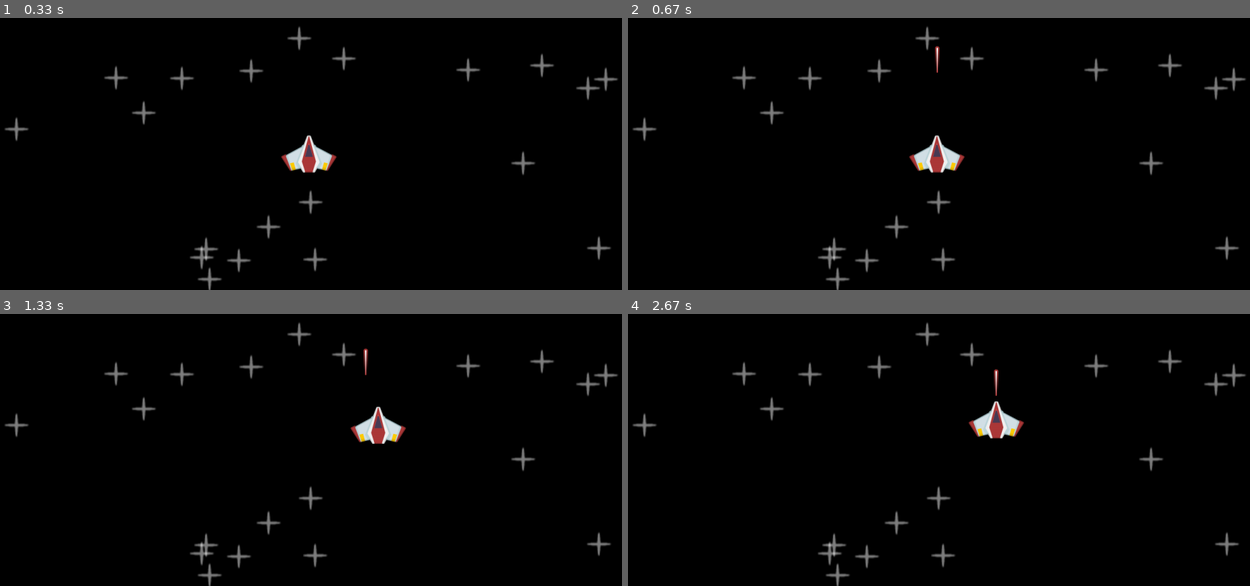
Above: before the commit, frames 1-4 (two rows, left to right).
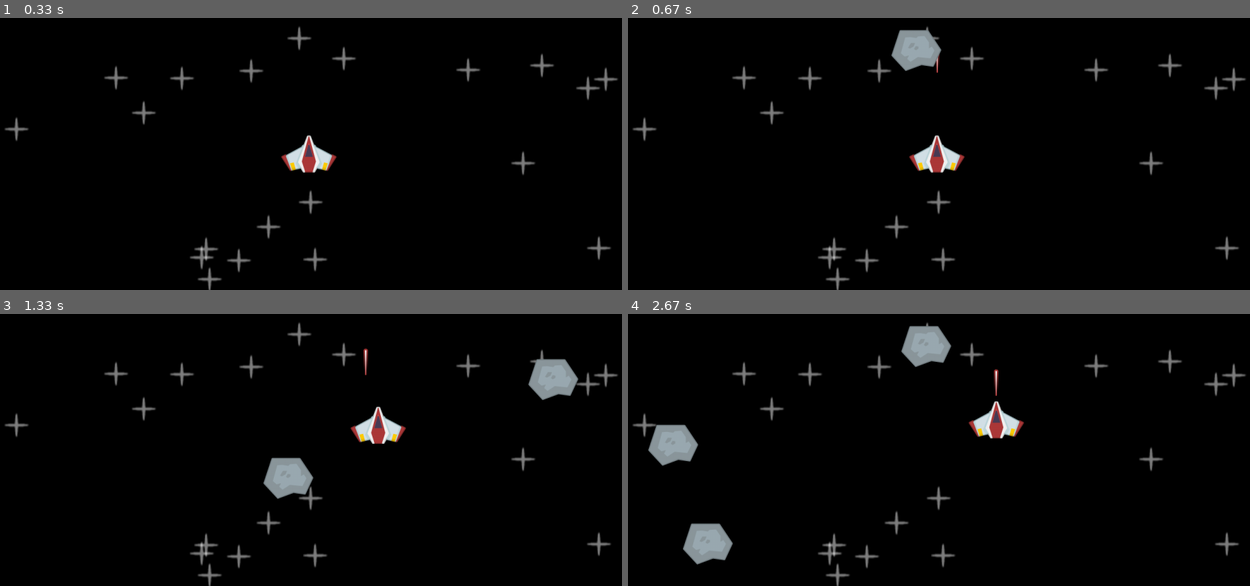
Above: after the commit, the same moments.

Repository: 7IronSnow7/Pygame
Game: pygame game, started from spaceshooter/main.py
The game is run twice, just before and just after one commit, with the same random seed, the same clock (stepped at 60 frames per second) and the same inputs.
Inputs:
- Up to frame 1 (0.33 s): no input
- Up to frame 2 (0.67 s): tap Space at 0.33 s
- Up to frame 3 (1.33 s): hold Right 0.67-1.13 s; tap Space at 0.73, 1.03, 1.23 s; hold Up from 1.17 s (still down)
- Up to frame 4 (2.67 s): release Up at 1.47 s; hold Right 1.5-1.97 s; tap Space at 1.57, 1.87, 2.07, 2.37, 2.63 s; hold Left 2-2.53 s; hold Down from 2.57 s (still down)

Frame 1 is identical in both runs. In frame 2, 0.9% of the frame differs, in the area x 42-51%, y 4-20%; in frame 3, 1.8%; in frame 4, 2.7%, in the area x 3-52%, y 4-93%.

Commit message:
Added meteor feature to drop from the top of the window

Diff:
--- a/spaceshooter/main.py
+++ b/spaceshooter/main.py
@@ -36,6 +36,7 @@
             self.laser_shoot_time = pygame.time.get_ticks()
 
         self.laser_timer()
+
 class Star(pygame.sprite.Sprite):
     def __init__(self, groups, surf):
         super().__init__(groups)
@@ -53,6 +54,18 @@
         if self.rect.bottom < 0:
             self.kill()
 
+class Meteor(pygame.sprite.Sprite):
+    def __init__(self, surf, pos, groups):
+        super().__init__(groups)
+        self.image = surf
+        self.rect = self.image.get_frect(center = pos)
+        self.start_time = pygame.time.get_ticks()
+        self.lifetime = 2000
+
+    def update(self, dt):
+        self.rect.centery += 400 * dt
+        if pygame.time.get_ticks() - self.start_time >= self.lifetime:
+            self.kill()
 # General setup
 pygame.init()
 window_width, window_height = 1263, 551
@@ -62,21 +75,17 @@
 running = True
 clock = pygame.time.Clock()
 
-# plain surface
-surf = pygame.Surface((100, 200))
-surf.fill("orange")
-x = 100
+# import
+star_surf = pygame.image.load(join("spaceshooter", "images", "star.png")).convert_alpha()
+meteor_surface = pygame.image.load(join("spaceshooter", "images", "meteor.png")).convert_alpha()
+laser_sur = pygame.image.load(join("spaceshooter", "images", "laser.png")).convert_alpha()
 
+# sprites
 all_sprites = pygame.sprite.Group()
-star_surf = pygame.image.load(join("spaceshooter", "images", "star.png")).convert_alpha()
 for i in range(20):
     Star(all_sprites, star_surf)
 player = Player(all_sprites)
 
-meteor_surface = pygame.image.load(join("spaceshooter", "images", "meteor.png")).convert_alpha()
-meteor_rect = meteor_surface.get_frect(center = (window_width / 2, window_height / 2))
-
-laser_sur = pygame.image.load(join("spaceshooter", "images", "laser.png")).convert_alpha()
 
 # custom events _> meteor events
 meteor_event = pygame.event.custom_type()
@@ -89,8 +98,8 @@
         if event.type == pygame.QUIT:
             running = False
         if event.type == meteor_event:
-            print("create meteor")
-
+            x, y = randint(0, window_width), randint(0, 0)
+            Meteor(meteor_surface, (x, y), all_sprites)
     # update
     all_sprites.update(dt)
 
